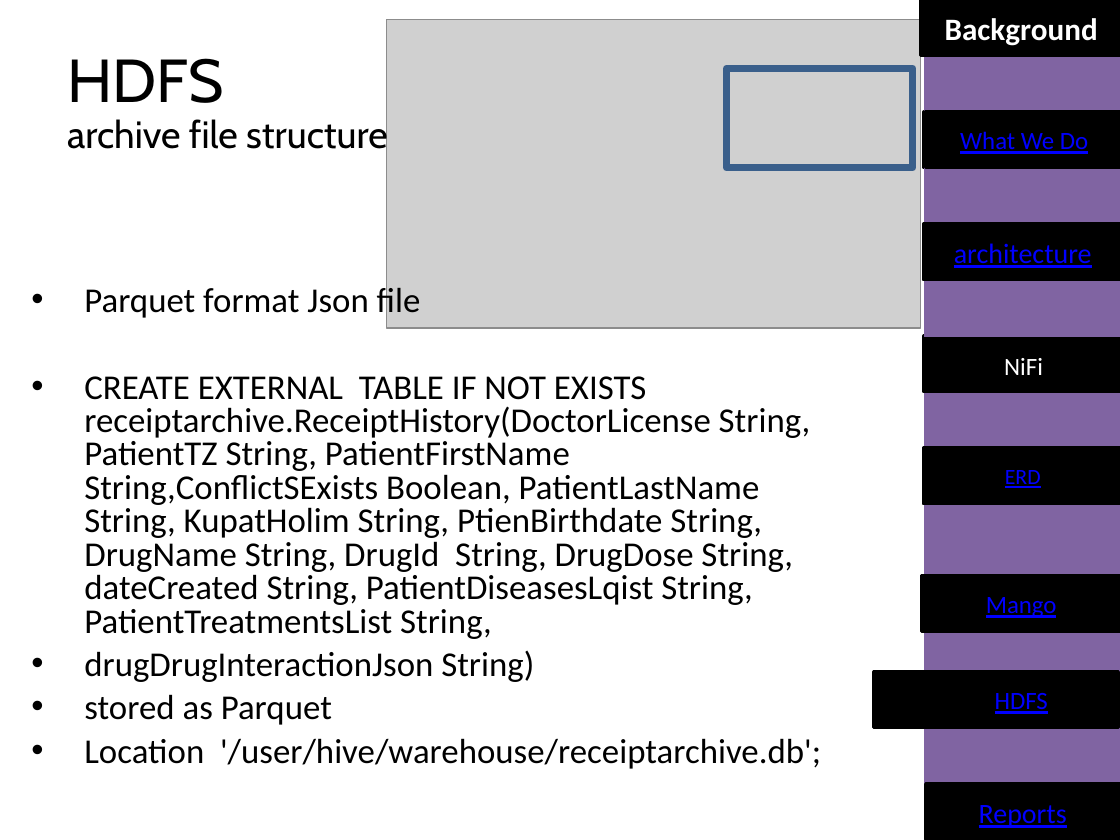
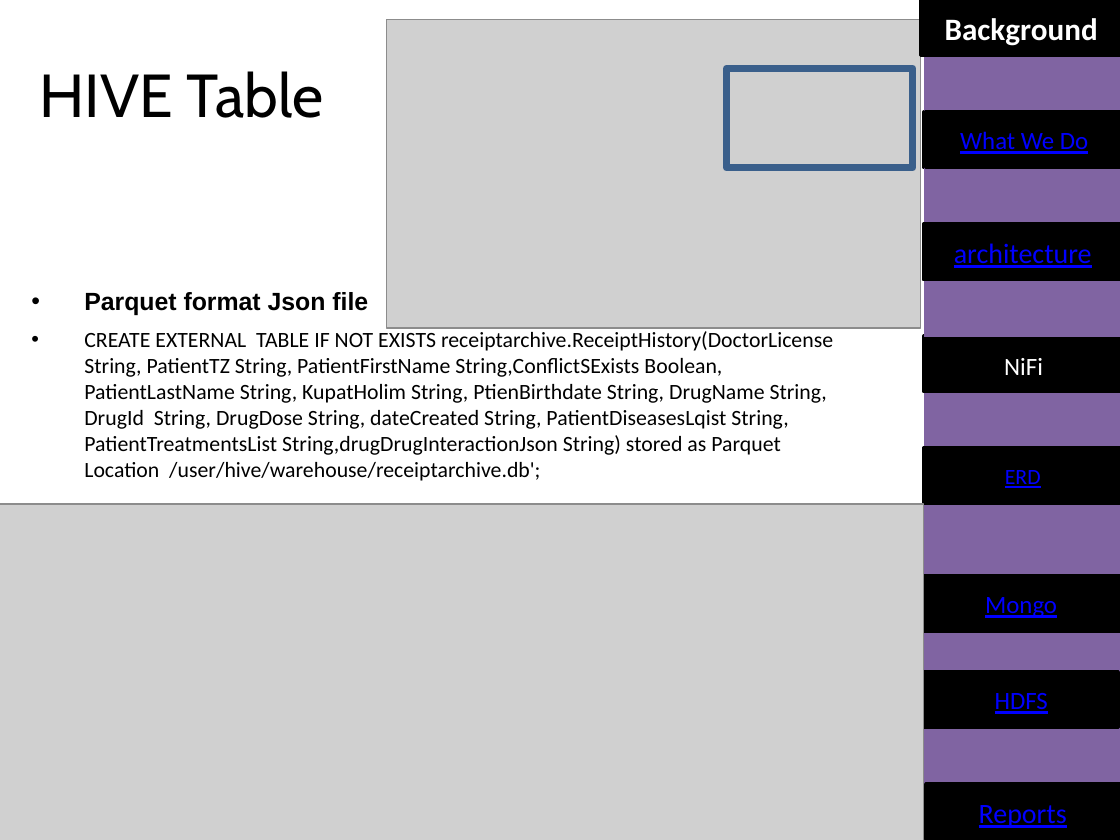
Before and after one commit to katkovOlga/nayaProject, a slide deck: slide 20 of FinalProjectLast.pptx (slide 19 before the commit). Drawn at 1120x840 pixels with LibreOffice and Linux fonts; fonts in the diff are those of the drawing; grey boxes stand for pictures. Boxes give left, top, right and bottom in pixels: in the first picture for what was removed or moved away, otherwise in the second. Text is boxed around its words. In the diff, an @@ line names an element or a change of style, - is before the commit and + after.

```diff
--- a/FinalProjectLast.pptx
+++ b/FinalProjectLast.pptx
@@ text at bbox=[40, 71, 324, 118]: text changed; size 24.4 to 39 pt @@
-HDFS
-archive file structure
+HIVE Table
@@ text at bbox=[84, 292, 368, 315]: size 22.4 to 16 pt, font Calibri to Arial, bold on in "Parquet format Json file"; line spacing 0.8 to 1 @@
@@ text at bbox=[84, 328, 833, 481]: text changed; size 22.4 to 14 pt @@
-• CREATE EXTERNAL TABLE IF NOT EXISTS receiptarchive.ReceiptHistory(DoctorLicense String, PatientTZ String, PatientFirstName String,ConflictSExists Boolean, PatientLastName String, KupatHolim String, PtienBirthdate String, DrugName String, DrugId String, DrugDose String, dateCreated String, PatientDiseasesLqist String, PatientTreatmentsList String,
-• drugDrugInteractionJson String)
-• stored as Parquet
-• Location '/user/hive/warehouse/receiptarchive.db';
+• CREATE EXTERNAL TABLE IF NOT EXISTS receiptarchive.ReceiptHistory(DoctorLicense String, PatientTZ String, PatientFirstName String,ConflictSExists Boolean, PatientLastName String, KupatHolim String, PtienBirthdate String, DrugName String, DrugId String, DrugDose String, dateCreated String, PatientDiseasesLqist String, PatientTreatmentsList String,drugDrugInteractionJson String) stored as Parquet Location /user/hive/warehouse/receiptarchive.db';
@@ picture added at bbox=[0, 504, 924, 840] @@
@@ text in rectangle at bbox=[985, 597, 1057, 618]: text changed @@
-Mango
+Mongo
```
Also in this commit, not shown: 21 other slides changed, 3 slides added, 2 slides removed.
